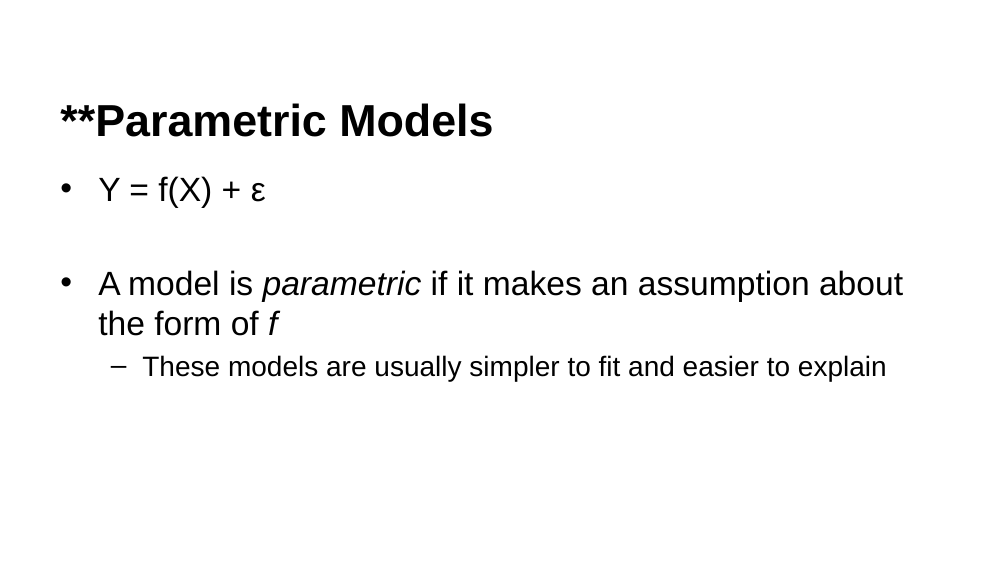
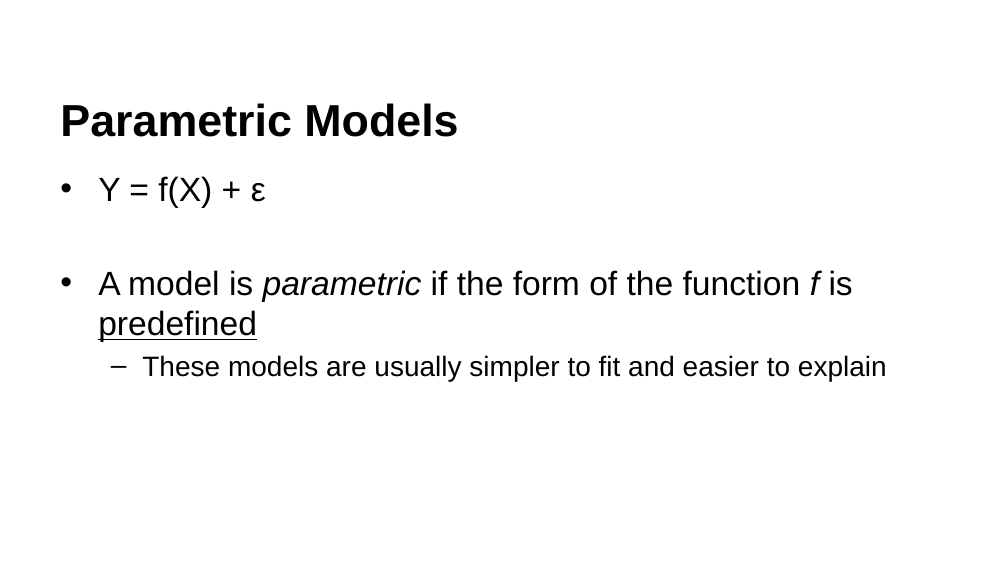
Before and after one commit to krisawilson/knn-workshop-spr25, a slide deck: slide 35 of k-nearest-neighbors.pptx (slide 30 before the commit). Drawn at 1008x567 pixels with LibreOffice and Linux fonts; fonts in the diff are those of the drawing; background and template pictures are left out. Boxes give left, top, right and bottom in pixels: in the first picture for what was removed or moved away, otherwise in the second. Text is boxed around its words. In the diff, an @@ line names an element or a change of style, - is before the commit and + after.

```diff
--- a/k-nearest-neighbors.pptx
+++ b/k-nearest-neighbors.pptx
@@ title at [60,103,458,137]: text changed @@
-**Parametric Models
+Parametric Models
@@ text at [98,270,853,342]: text changed @@
-• A model is parametric if it makes an assumption about the form of f
+• A model is parametric if the form of the function f is predefined
```
Also in this commit, not shown: 6 other slides changed, 10 slides added, 5 slides removed, 1 other file.
